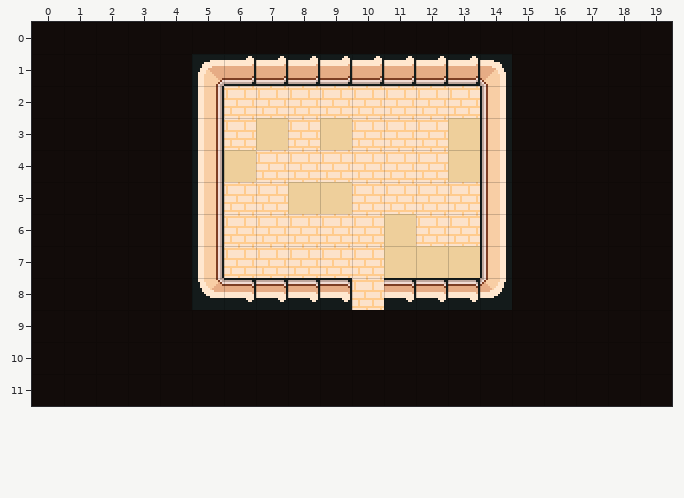
One commit to this Tiled map (JSON): data/tk_maps/w1/jade/lousang-village--house-2.tmj. Above is the file before it was changed.
Cells are 16x16 px. Shown: x 0..19, y 0..11.
The same view after the edit:
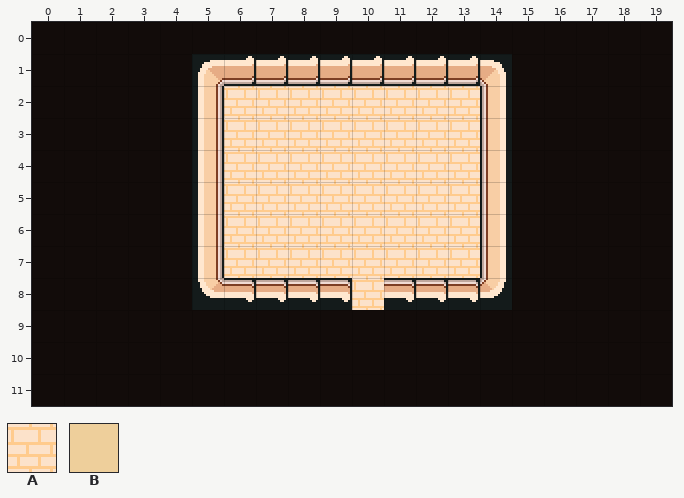
Key: from "n_floor_in": A 23, B 34.
_ is an empty cell.
Difference:
Layer "ground":
y 3: x 7 B -> A; x 9 B -> A; x 13 B -> A
y 4: x 6 B -> A; x 13 B -> A
y 5: x 8..9 BB -> AA
y 6: x 11 B -> A
y 7: x 11..13 BBB -> AAA
Changed places in both pictures, as pixel boxes (x1, y1, x2, y2):
changed: (224, 118, 288, 182)
changed: (320, 118, 352, 150)
changed: (448, 118, 480, 182)
changed: (288, 182, 352, 214)
changed: (384, 214, 480, 278)
